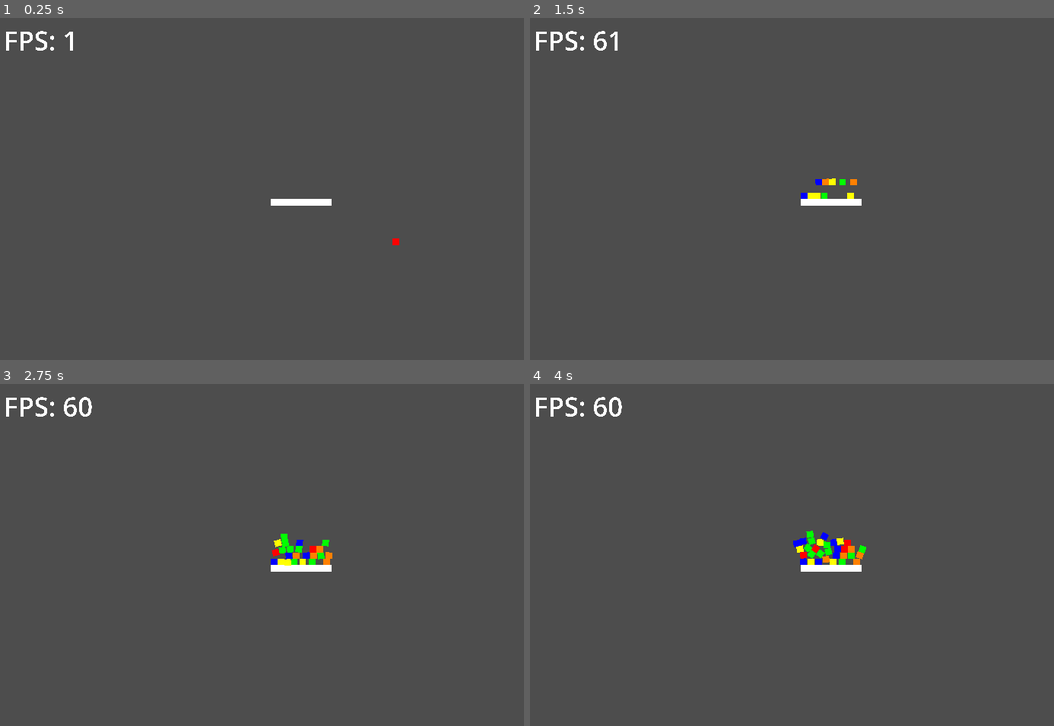
Above: before the commit, frames 1-4 (two rows, left to right).
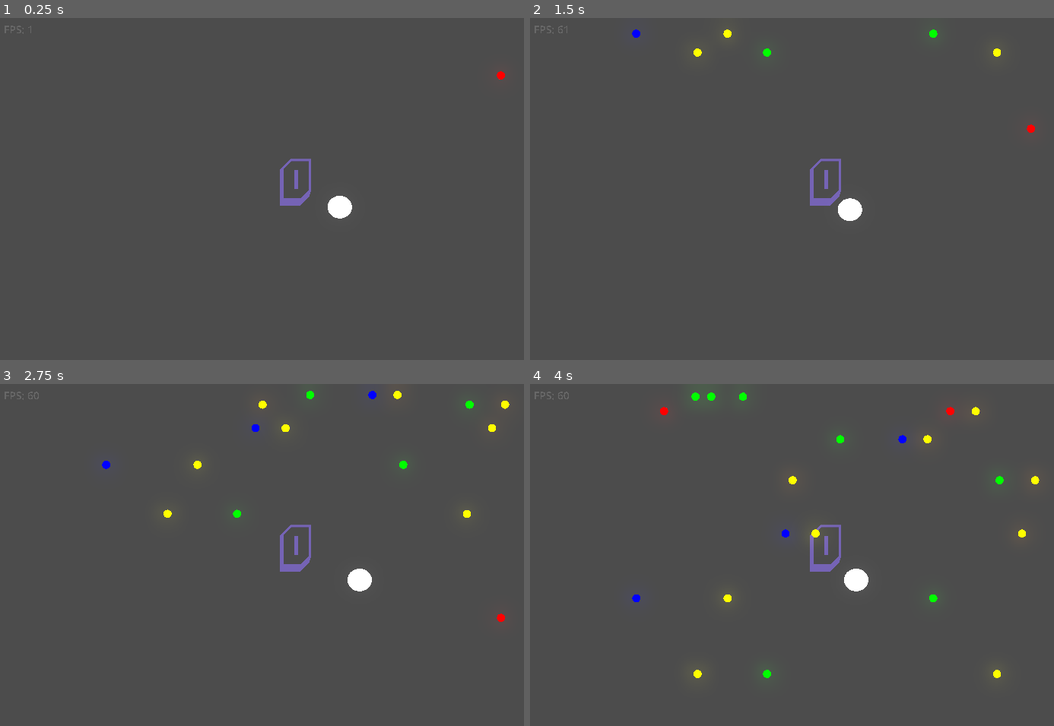
Above: after the commit, the same moments.

Repository: Tassnaz/FallingBlock
Game: Godot game, scene res://Scenes/main.tscn
The game is run twice, just before and just after one commit, with the same random seed, the same clock (stepped at 60 frames per second) and the same inputs.
Inputs (mouse positions are in pixels of both pictures, inside the frame that each line leads up to):
- Up to frame 1 (0.25 s): no input
- Up to frame 2 (1.5 s): move the mouse to (928, 247) at 0.52 s; press the mouse at (928, 247) at 0.53 s; move the mouse to (812, 192) at 1.27 s; release the mouse at (812, 192) at 1.28 s; click (812, 192) at 1.35 s
- Up to frame 3 (2.75 s): move the mouse to (319, 561) at 2.02 s; press the mouse at (319, 561) at 2.03 s
- Up to frame 4 (4 s): move the mouse to (823, 561) at 2.77 s; release the mouse at (823, 561) at 2.78 s; click (823, 561) at 2.85 s; move the mouse to (818, 561) at 3.52 s; press the mouse at (818, 561) at 3.53 s

The runs differ from the first frame. In frame 1, 1.0% of the frame differs, in the area x 0-97%, y 2-67%; in frame 2, 1.3%; in frame 3, 2.0%; in frame 4, 2.3%, in the area x 0-98%, y 2-86%.

Commit message:
Gjorde jävligt mycket
Gjorde om till bollar
Lighting
Score Sytem
Musen tar bort bollarna
Sound sfx och musik

Diff:
--- /dev/null
+++ b/Scenes/MouseArea.tscn
@@ -0,0 +1,38 @@
+[gd_scene load_steps=6 format=3 uid="uid://dlwc3urosuh44"]
+
+[ext_resource type="Script" path="res://Scripts/MouseArea.gd" id="1_rkali"]
+[ext_resource type="Texture2D" uid="uid://cqarc8e7wjh6x" path="res://Assets/white circle.png" id="2_8tdxo"]
+[ext_resource type="AudioStream" uid="uid://ctmkjs6t7su47" path="res://Assets/SFX/score sound.wav" id="3_dlfpw"]
+
+[sub_resource type="CircleShape2D" id="CircleShape2D_aij7h"]
+radius = 232.034
+
+[sub_resource type="Environment" id="Environment_iqkes"]
+background_mode = 3
+glow_enabled = true
+glow_intensity = 1.0
+glow_blend_mode = 1
+
+[node name="MouseArea" type="Area2D"]
+script = ExtResource("1_rkali")
+follow_speed = 20.0
+
+[node name="Sprite2D" type="Sprite2D" parent="."]
+modulate = Color(2, 2, 2, 0.458824)
+self_modulate = Color(2, 2, 2, 0.615686)
+position = Vector2(733, 344)
+scale = Vector2(0.770365, 0.715)
+texture = ExtResource("2_8tdxo")
+
+[node name="CollisionShape2D" type="CollisionShape2D" parent="."]
+position = Vector2(734, 343)
+shape = SubResource("CircleShape2D_aij7h")
+
+[node name="Score SFX" type="AudioStreamPlayer" parent="."]
+stream = ExtResource("3_dlfpw")
+volume_db = 7.0
+
+[node name="WorldEnvironment" type="WorldEnvironment" parent="."]
+environment = SubResource("Environment_iqkes")
+
+[connection signal="body_entered" from="." to="." method="_on_body_entered"]
--- a/Scenes/area_2d.gd
+++ /dev/null
@@ -1,6 +0,0 @@
-extends Area2D
-
-func _physics_process(delta):
-	position = get_viewport().get_mouse_position()
-
-	print (position)
--- a/Scenes/block.tscn
+++ b/Scenes/block.tscn
@@ -1,36 +1,45 @@
-[gd_scene load_steps=5 format=3 uid="uid://bs8c3m83otyvd"]
+[gd_scene load_steps=6 format=3 uid="uid://bs8c3m83otyvd"]
 
 [ext_resource type="Script" path="res://Scripts/block.gd" id="1_qxedk"]
-[ext_resource type="Texture2D" uid="uid://b2mkm4tmm610w" path="res://Assets/ffffff.png" id="2_eaff6"]
+[ext_resource type="Texture2D" uid="uid://cqarc8e7wjh6x" path="res://Assets/white circle.png" id="2_5ysud"]
 
-[sub_resource type="RectangleShape2D" id="RectangleShape2D_njwlo"]
-size = Vector2(128, 121)
+[sub_resource type="CircleShape2D" id="CircleShape2D_pjqq0"]
+radius = 78.0
 
-[sub_resource type="RectangleShape2D" id="RectangleShape2D_j74kv"]
-size = Vector2(128.5, 121)
+[sub_resource type="CircleShape2D" id="CircleShape2D_04mbr"]
+radius = 80.0999
+
+[sub_resource type="Environment" id="Environment_erjdv"]
+background_mode = 3
+glow_enabled = true
+glow_blend_mode = 1
 
 [node name="Block" type="RigidBody2D"]
 script = ExtResource("1_qxedk")
 
 [node name="Sprite2D" type="Sprite2D" parent="."]
-position = Vector2(520.551, 279.5)
-scale = Vector2(0.847344, 0.605)
-texture = ExtResource("2_eaff6")
+self_modulate = Color(2, 2, 2, 1)
+position = Vector2(519.5, 299.5)
+scale = Vector2(0.258333, 0.258333)
+texture = ExtResource("2_5ysud")
 
 [node name="CollisionShape2D" type="CollisionShape2D" parent="."]
-position = Vector2(520.102, 279.504)
-shape = SubResource("RectangleShape2D_njwlo")
+position = Vector2(520, 299)
+shape = SubResource("CircleShape2D_pjqq0")
 
 [node name="MouseBox" type="Area2D" parent="."]
 
 [node name="CollisionShape2D" type="CollisionShape2D" parent="MouseBox"]
-position = Vector2(520, 280)
-shape = SubResource("RectangleShape2D_j74kv")
+position = Vector2(520, 299)
+shape = SubResource("CircleShape2D_04mbr")
 debug_color = Color(1.97336e-06, 0.639287, 0.366812, 0.42)
 
 [node name="VisibleOnScreenNotifier2D" type="VisibleOnScreenNotifier2D" parent="."]
-position = Vector2(520.5, 279.5)
-scale = Vector2(6.35, 6.05)
+position = Vector2(520, 298)
+scale = Vector2(5.025, 5.125)
+
+[node name="WorldEnvironment" type="WorldEnvironment" parent="."]
+environment = SubResource("Environment_erjdv")
 
 [connection signal="mouse_entered" from="MouseBox" to="." method="_on_mouse_box_mouse_entered"]
 [connection signal="mouse_exited" from="MouseBox" to="." method="_on_mouse_box_mouse_exited"]
--- a/Scenes/main.tscn
+++ b/Scenes/main.tscn
@@ -1,51 +1,38 @@
-[gd_scene load_steps=6 format=3 uid="uid://0cdnry12lqwy"]
+[gd_scene load_steps=7 format=3 uid="uid://0cdnry12lqwy"]
 
 [ext_resource type="Script" path="res://Scripts/main.gd" id="1_3an2g"]
 [ext_resource type="Script" path="res://Scripts/label.gd" id="2_5ihoc"]
-[ext_resource type="PackedScene" uid="uid://b5eyb30rg3gnw" path="res://Scenes/vacuum.tscn" id="3_6onwv"]
+[ext_resource type="PackedScene" uid="uid://dlwc3urosuh44" path="res://Scenes/MouseArea.tscn" id="3_awdd7"]
 [ext_resource type="PackedScene" uid="uid://bs8c3m83otyvd" path="res://Scenes/block.tscn" id="4_a8nej"]
-
-[sub_resource type="RectangleShape2D" id="RectangleShape2D_52lr8"]
-size = Vector2(1152.25, 119.5)
+[ext_resource type="PackedScene" uid="uid://bk2x7qdgs7odm" path="res://Scenes/score.tscn" id="4_eedha"]
+[ext_resource type="AudioStream" uid="uid://dai7va63y88ue" path="res://Assets/Music/game-music-loop-6-144641.mp3" id="6_plele"]
 
 [node name="Main" type="Node2D"]
 script = ExtResource("1_3an2g")
-BlocksPerSpawn = 5
 metadata/_edit_horizontal_guides_ = [-254.0, -38.0]
 
-[node name="Platform" type="StaticBody2D" parent="."]
+[node name="Block" parent="." instance=ExtResource("4_a8nej")]
+position = Vector2(3840, -2143)
 
-[node name="ColorRect" type="ColorRect" parent="Platform"]
-anchors_preset = 5
-anchor_left = 0.5
-anchor_right = 0.5
-offset_top = 529.0
-offset_right = 1152.0
-offset_bottom = 648.0
-grow_horizontal = 2
-
-[node name="CollisionShape2D" type="CollisionShape2D" parent="Platform"]
-position = Vector2(575.875, 588.25)
-shape = SubResource("RectangleShape2D_52lr8")
-debug_color = Color(0.832538, 0, 0.238212, 0.42)
+[node name="MouseArea" parent="." instance=ExtResource("3_awdd7")]
 
 [node name="Camera2D" type="Camera2D" parent="."]
 position = Vector2(576, 336)
 zoom = Vector2(0.1, 0.1)
 
-[node name="Label" type="Label" parent="."]
+[node name="Score" parent="." instance=ExtResource("4_eedha")]
+
+[node name="FPS Counter" type="Label" parent="."]
 offset_left = -5055.0
 offset_top = -2825.0
 offset_right = -4076.0
 offset_bottom = -2143.0
-theme_override_font_sizes/font_size = 500
+theme_override_colors/font_color = Color(0.408329, 0.408329, 0.408329, 1)
+theme_override_font_sizes/font_size = 200
 text = "FPS "
 script = ExtResource("2_5ihoc")
 
-[node name="Vaccum" parent="." instance=ExtResource("3_6onwv")]
-position = Vector2(-51, 647)
-
-[node name="Block" parent="." instance=ExtResource("4_a8nej")]
-position = Vector2(1850, 1030)
-
-[connection signal="area_entered" from="Vaccum" to="Block" method="_on_vaccum_area_entered"]
+[node name="Background music" type="AudioStreamPlayer" parent="."]
+stream = ExtResource("6_plele")
+volume_db = -20.0
+autoplay = true
--- /dev/null
+++ b/Scenes/score.gd
@@ -0,0 +1,4 @@
+extends Label
+
+func _physics_process(delta):
+	text = str(Global.Score)
--- /dev/null
+++ b/Scenes/score.tscn
@@ -0,0 +1,37 @@
+[gd_scene load_steps=4 format=3 uid="uid://bk2x7qdgs7odm"]
+
+[ext_resource type="FontFile" uid="uid://dnf46er3xhuht" path="res://Assets/Fonts/DIMIS___.TTF" id="1_wmu0p"]
+[ext_resource type="Script" path="res://Scenes/score.gd" id="2_2osyk"]
+
+[sub_resource type="Environment" id="Environment_h7bit"]
+background_mode = 3
+glow_enabled = true
+glow_intensity = 1.5
+glow_blend_mode = 1
+
+[node name="Score" type="Label"]
+modulate = Color(0.933333, 0.698039, 2, 1)
+self_modulate = Color(2, 2, 2, 0.533)
+anchors_preset = 8
+anchor_left = 0.5
+anchor_top = 0.5
+anchor_right = 0.5
+anchor_bottom = 0.5
+offset_left = 138.0
+offset_top = -391.0
+offset_right = 804.0
+offset_bottom = 971.0
+grow_horizontal = 2
+grow_vertical = 2
+theme_override_colors/font_color = Color(1, 1, 1, 0.133333)
+theme_override_colors/font_shadow_color = Color(0.788235, 0.403922, 1, 0.0823529)
+theme_override_fonts/font = ExtResource("1_wmu0p")
+theme_override_font_sizes/font_size = 1000
+text = "1
+"
+horizontal_alignment = 1
+vertical_alignment = 1
+script = ExtResource("2_2osyk")
+
+[node name="WorldEnvironment" type="WorldEnvironment" parent="."]
+environment = SubResource("Environment_h7bit")
--- a/Scenes/vacuum.tscn
+++ /dev/null
@@ -1,13 +0,0 @@
-[gd_scene load_steps=3 format=3 uid="uid://b5eyb30rg3gnw"]
-
-[ext_resource type="Script" path="res://Scenes/area_2d.gd" id="1_re0ub"]
-
-[sub_resource type="RectangleShape2D" id="RectangleShape2D_f46ym"]
-size = Vector2(387.25, 257)
-
-[node name="Vacuum" type="Area2D"]
-script = ExtResource("1_re0ub")
-
-[node name="CollisionShape2D" type="CollisionShape2D" parent="."]
-position = Vector2(632.375, 301.5)
-shape = SubResource("RectangleShape2D_f46ym")
--- /dev/null
+++ b/Scripts/MouseArea.gd
@@ -0,0 +1,13 @@
+extends Area2D
+
+@export var follow_speed: float = 10.0
+
+func _physics_process(delta):
+	var target_pos = get_global_mouse_position()
+	global_position = global_position.lerp(target_pos, delta * follow_speed)
+
+func _on_body_entered(body):
+	if body.is_in_group("blocks") and Input.is_action_pressed("LeftClick"):
+		Global.Score += 1
+		$"Score SFX".play(0.00)
+		body.queue_free()
--- a/Scripts/block.gd
+++ b/Scripts/block.gd
@@ -4,6 +4,8 @@
 
 
 func _ready():
+
+	add_to_group("blocks")
 
 	randomize()
 
@@ -20,14 +22,8 @@
 	freeze = false
 
 func _physics_process(delta):
-
-	if Input.is_action_just_pressed("LeftClick") && can_click == true:
-		queue_free()
-
 	if Input.is_action_just_pressed("Reset"):
 		get_tree().reload_current_scene()
-
-	#print(global_position)
 
 func _on_mouse_box_mouse_entered():
 	can_click = true
@@ -35,11 +31,8 @@
 func _on_mouse_box_mouse_exited():
 	can_click = false
 
-
+# Deletes cube if not on screen for optimization
 func _on_visible_on_screen_notifier_2d_screen_exited():
+	Global.Score -= 1
 	print("holy optimized")
 	queue_free()
-
-
-func _on_vaccum_area_entered(area):
-	queue_free()
--- /dev/null
+++ b/Scripts/global.gd
@@ -0,0 +1,10 @@
+extends Node
+
+var Score = 0
+
+func _physics_process(delta):
+	if Input.is_action_just_pressed("Reset"):
+		Score = 0
+
+	if Score <= 0:
+		Score = 0
--- a/Scripts/main.gd
+++ b/Scripts/main.gd
@@ -7,9 +7,9 @@
 
 var SimpleCountdownTimer
 
-var SpawnNegX = -490
-var SpawnPosX = 534
-var SpawnPosY = -170
+var SpawnNegX = -4070
+var SpawnPosX = 4070
+var SpawnPosY = -3000
 
 var RandX
 
@@ -17,7 +17,10 @@
 @export var BlocksPerSpawn = 3
 
 func _ready():
+	Input.set_mouse_mode(Input.MOUSE_MODE_HIDDEN)
+
 	SimpleCountdownTimer = RespawnTime
+
 	randomize()
 
 func generate_Randx():
--- a/project.godot
+++ b/project.godot
@@ -14,6 +14,10 @@
 run/main_scene="res://Scenes/main.tscn"
 config/features=PackedStringArray("4.3", "Forward Plus")
 config/icon="res://icon.svg"
+
+[autoload]
+
+Global="*res://Scripts/global.gd"
 
 [display]
 
@@ -41,3 +45,4 @@
 [rendering]
 
 textures/canvas_textures/default_texture_filter=0
+viewport/hdr_2d=true
Binary file added: Assets/Fonts/DIMIS___.TTF
Not shown, added: Assets/Fonts/DIMIS___.TTF.import
Not shown, added: Assets/Music/game-music-loop-6-144641.mp3.import
Not shown, added: Assets/SFX/score sound.wav.import
Binary file added: Assets/white circle.png
Not shown, added: Assets/white circle.png.import
Not shown, added: Assets/Music/game-music-loop-6-144641.mp3
Not shown, added: Assets/SFX/score sound.wav
